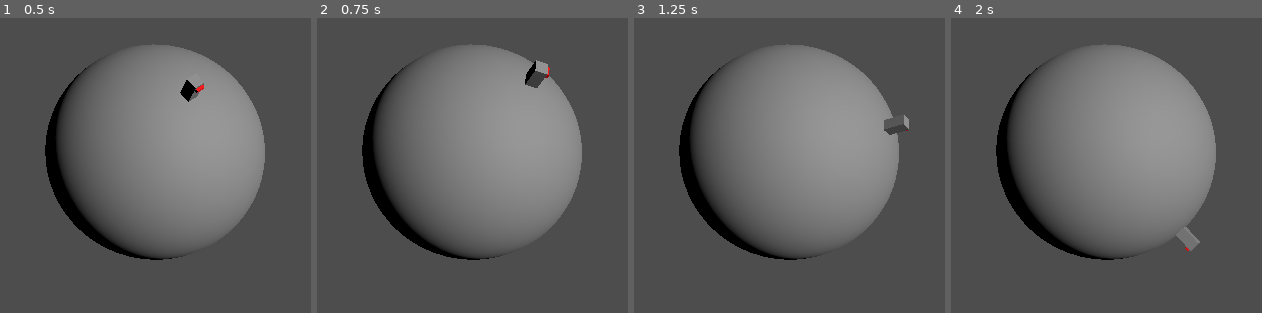
Above: before the commit, frames 1-4 (left to right).
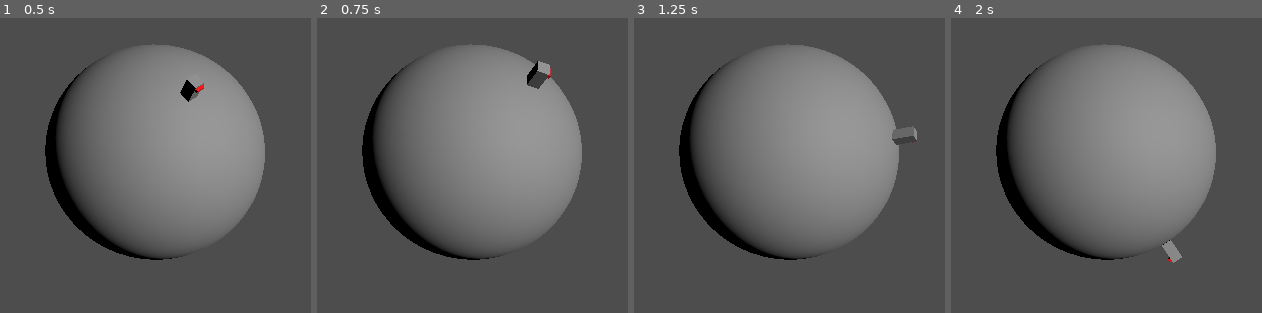
Above: after the commit, the same moments.

Repository: 0xafbf/space-gravity
Game: Godot game, scene res://space_gravity/scenes/world.tscn
Two runs of this game, one before a commit and one after it. Both use one fixed random seed, a clock stepped at 60 frames per second and the inputs below.
Inputs:
- Up to frame 1 (0.5 s): no input
- Up to frame 2 (0.75 s): tap Enter (ui_accept) at 0.5 s; hold Right (ui_right) from 0.53 s (still down)
- Up to frame 3 (1.25 s): keep holding Right (ui_right); tap Enter (ui_accept) at 0.77 s
- Up to frame 4 (2 s): release Right (ui_right) at 1.28 s; hold Down (ui_down) from 1.28 s (still down); tap Enter (ui_accept) at 1.52 s

Frame 1 is identical in both runs. In frame 2, 0.2% of the frame differs, in the area x 66-76%, y 14-25%; in frame 3, 0.5%; in frame 4, 0.6%, in the area x 67-81%, y 70-84%.

Commit message:
normalize input so it doesn't get stuck on planet borders

Diff:
--- a/space_gravity/scripts/character.gd
+++ b/space_gravity/scripts/character.gd
@@ -37,6 +37,8 @@
 	var desired_forward = basis * Vector3.FORWARD
 
 	var direction = basis * direction_local
+	direction = direction.normalized()
+
 	if direction.length() > 0.01:
 		desired_forward = direction
 
